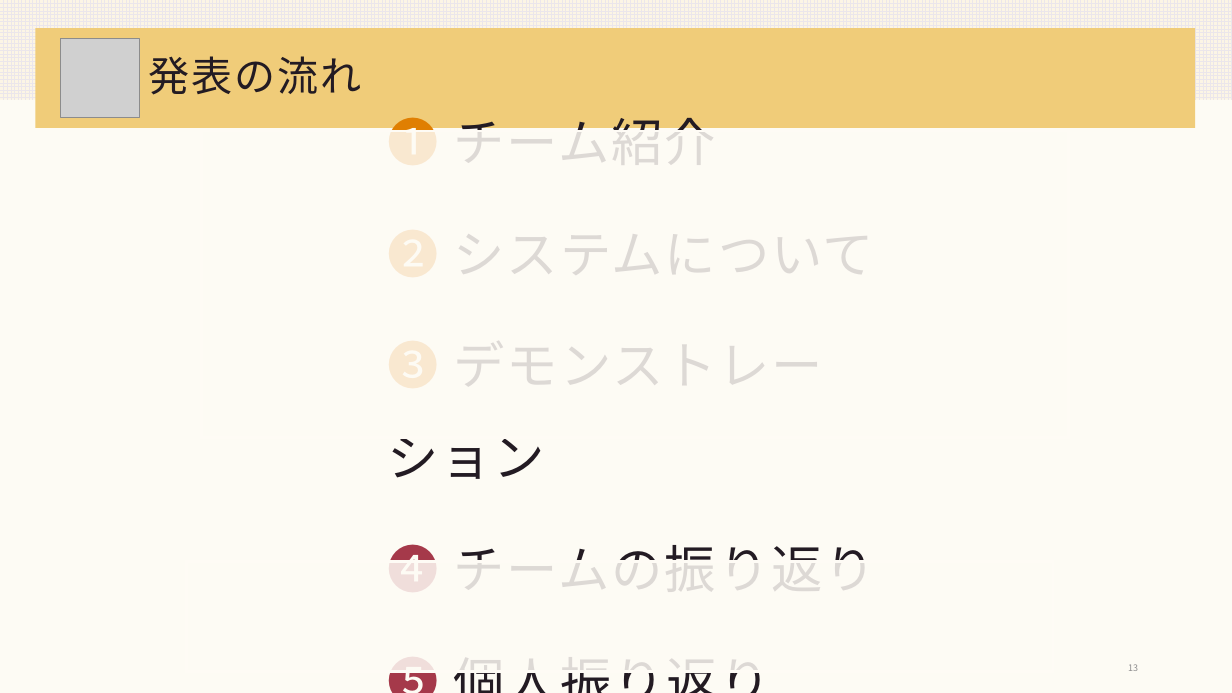
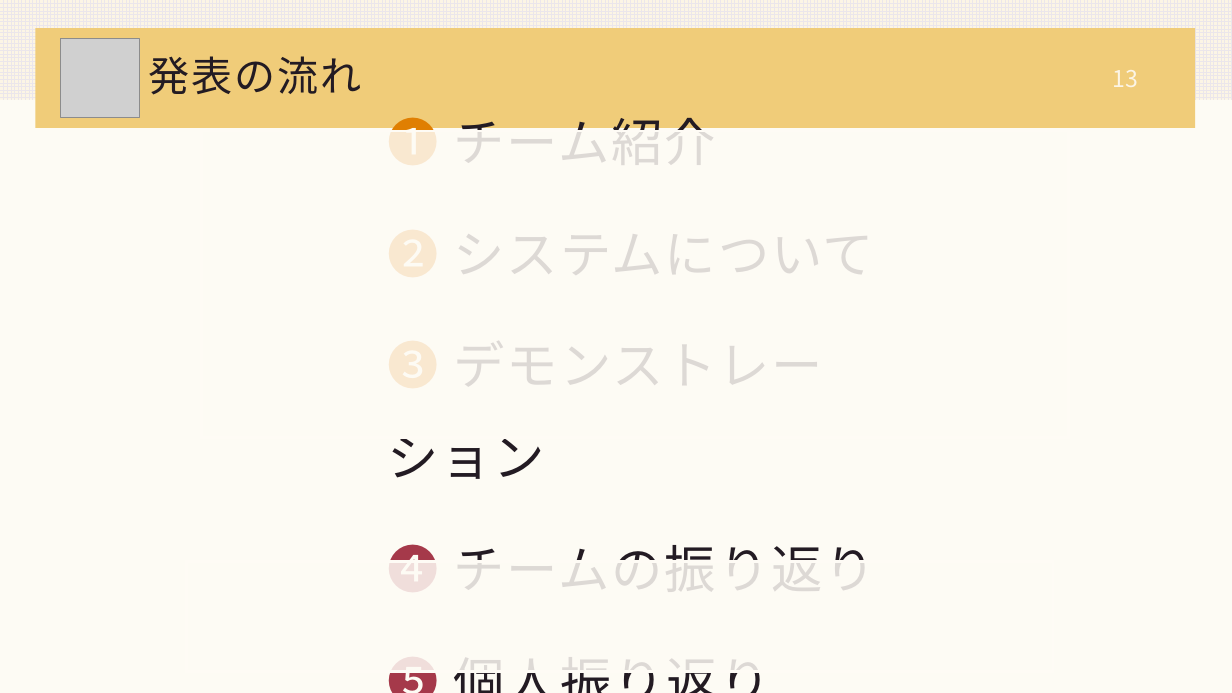
Before and after one commit to DOJO-2021/A-4, a slide deck: slide 13 of documents/A4_worldMap_発表会資料_0630.pptx. Drawn at 1232x693 pixels with LibreOffice and Linux fonts; fonts in the diff are those of the drawing; grey boxes stand for pictures. Boxes give left, top, right and bottom in pixels: in the first picture for what was removed or moved away, otherwise in the second. Text is boxed around its words. In the diff, an @@ line names an element or a change of style, - is before the commit and + after.

Commit message:
発表用資料、配布用資料

```diff
--- a/documents/A4_worldMap_発表会資料_0630.pptx
+++ b/documents/A4_worldMap_発表会資料_0630.pptx
@@ page number: place and size @@
-page number at box(1128, 664, 1138, 671)
+page number at box(1112, 70, 1138, 87)
@@ page number at box(1112, 70, 1138, 87): size 7 to 18 pt, text colour #8D8D8D to #FCF5E5 @@
```
Also in this commit, not shown: 20 other slides changed, 1 slide added, 1 other file.
